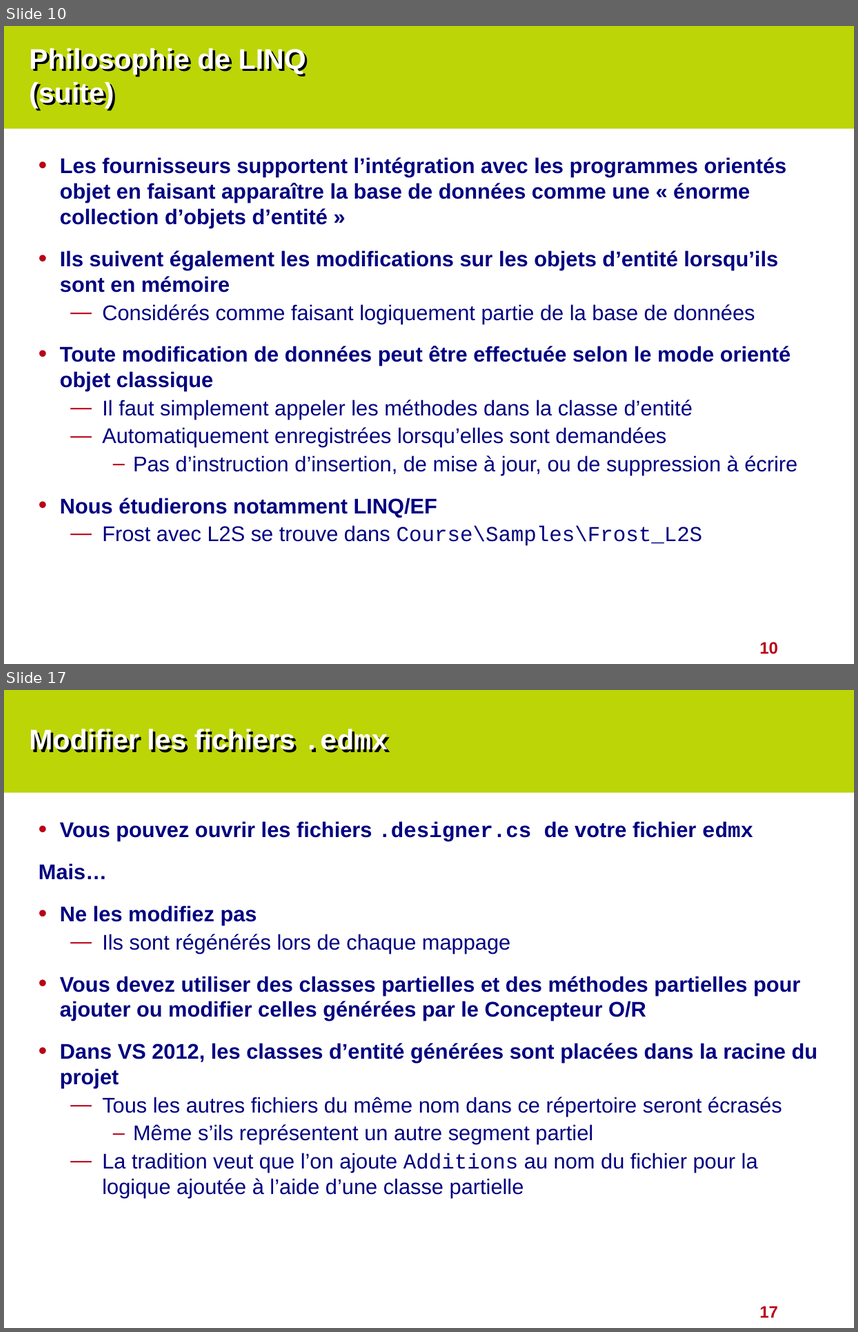
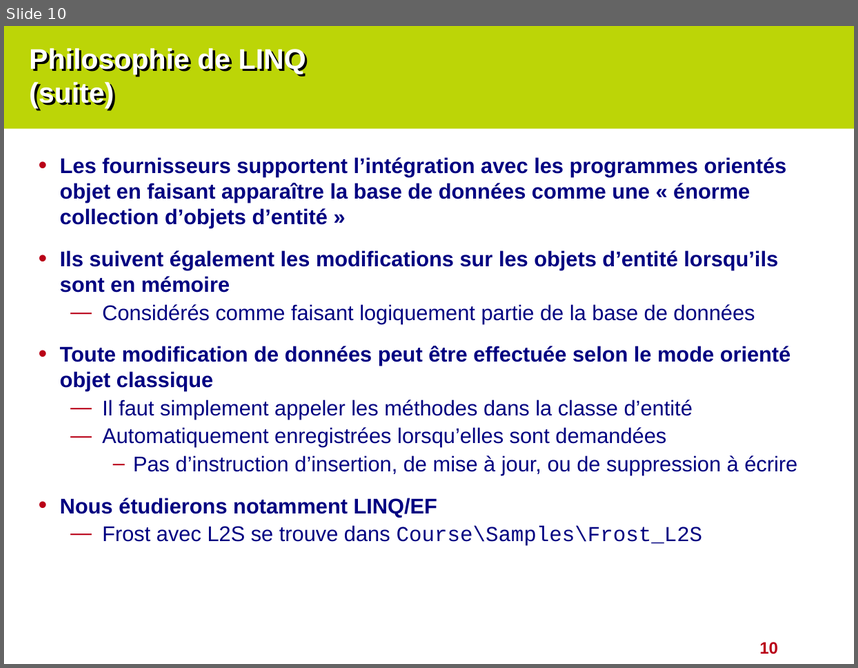
Before and after one commit to cyrilvincent/cs-advanced, a slide deck: ppt/CSAdvanced-06-EF.pptx. Shown one above the other, each under a label of ours: slides 10 and 17 before the commit, slide 10 after it; the slides between them are not shown. The pictures are 858x1332 and 858x668 pixels, drawn with LibreOffice and Linux fonts; fonts in the diff are those of the drawing. Boxes give left, top, right and bottom in pixels: in the first picture for what was removed or moved away, otherwise in the second. Text is boxed around its words. In the diff, an @@ line names an element or a change of style, - is before the commit and + after.

```diff
--- a/ppt/CSAdvanced-06-EF.pptx
+++ b/ppt/CSAdvanced-06-EF.pptx
@@ slide 17 removed at bbox=[4, 690, 854, 1328], background #BCD507; not listed: 2 template elements that a slide beside it also shows @@
@@ title removed at bbox=[29, 729, 388, 753] @@
-Modifier les fichiers .edmx
@@ text removed at bbox=[38, 821, 818, 1197] @@
-• Vous pouvez ouvrir les fichiers .designer.cs de votre fichier edmx
-Mais…
-• Ne les modifiez pas
-  — Ils sont régénérés lors de chaque mappage
-• Vous devez utiliser des classes partielles et des méthodes partielles pour ajouter ou modifier celles générées par le Concepteur O/R
-• Dans VS 2012, les classes d’entité générées sont placées dans la racine du projet
-  — Tous les autres fichiers du même nom dans ce répertoire seront écrasés
-    – Même s’ils représentent un autre segment partiel
-  — La tradition veut que l’on ajoute Additions au nom du fichier pour la logique ajoutée à l’aide d’une classe partielle
```
Also in this commit, not shown: 1 slide added, 12 other slides removed, 10 other files.
